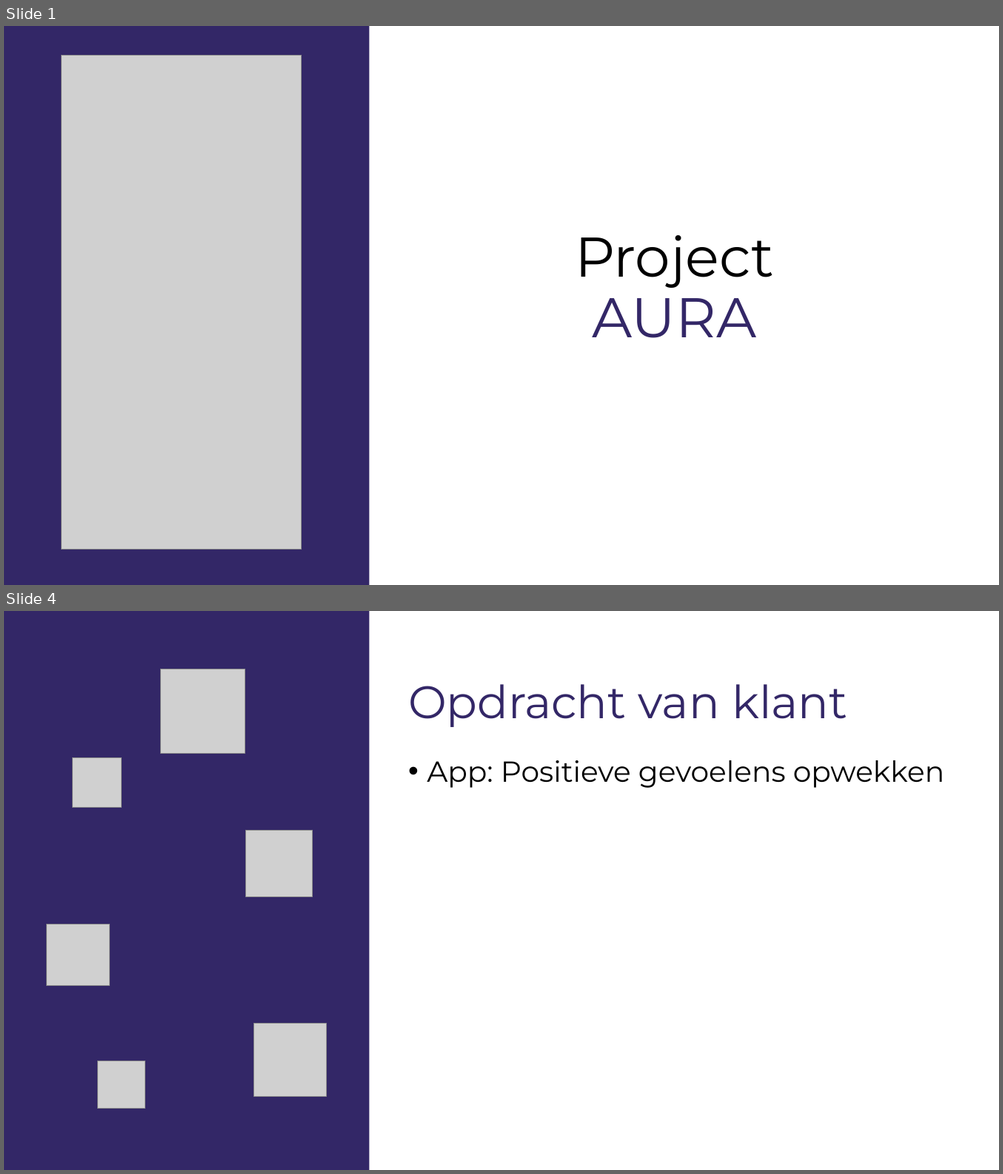
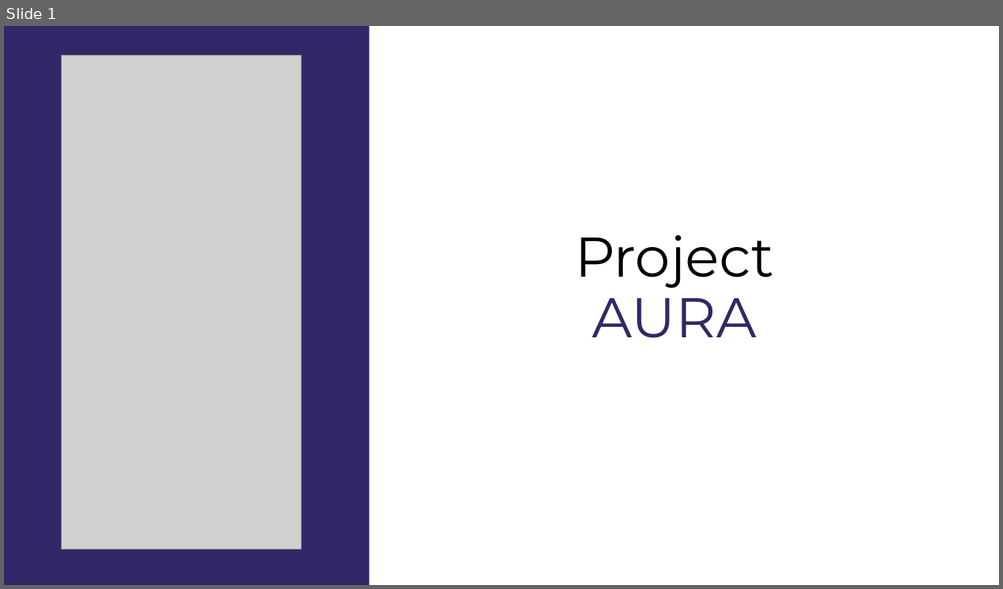
Before and after one commit to gdmgent-1819-mobdev2/positive-design-project-aura, a slide deck: research/AURA.pptx. Shown one above the other, each under a label of ours: slides 1 and 4 before the commit, slide 1 after it; the slides between them are not shown. The pictures are 1003x1174 and 1003x589 pixels, drawn with LibreOffice and Linux fonts; fonts in the diff are those of the drawing; grey boxes stand for pictures. Boxes give left, top, right and bottom in pixels: in the first picture for what was removed or moved away, otherwise in the second. Text is boxed around its words. In the diff, an @@ line names an element or a change of style, - is before the commit and + after.

```diff
--- a/research/AURA.pptx
+++ b/research/AURA.pptx
@@ slide 4 removed at (4,611,999,1170), background #FFFFFF @@
@@ rectangle removed at (4,611,370,1170) @@
@@ picture removed at (161,669,245,754) @@
@@ title removed at (408,684,848,727) @@
-Opdracht van klant
@@ picture removed at (73,758,122,807) @@
@@ text removed at (427,760,944,788) @@
-• App: Positieve gevoelens opwekken
@@ picture removed at (246,830,313,897) @@
@@ picture removed at (46,924,109,986) @@
@@ picture removed at (254,1024,327,1096) @@
@@ picture removed at (97,1062,145,1110) @@
```
Also in this commit, not shown: 2 slides changed, 6 slides added, 1 other slide removed, 5 other files.
